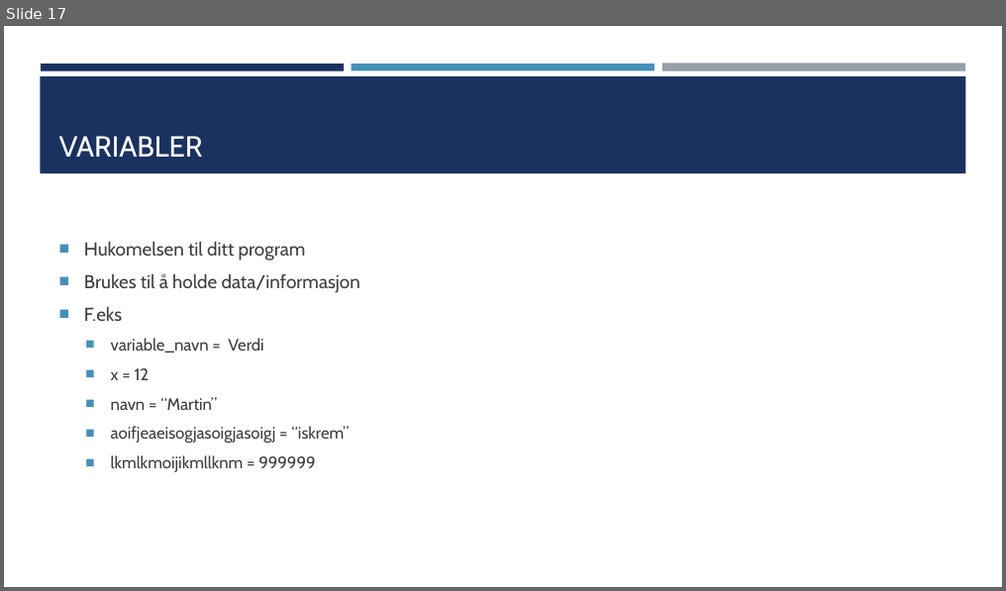
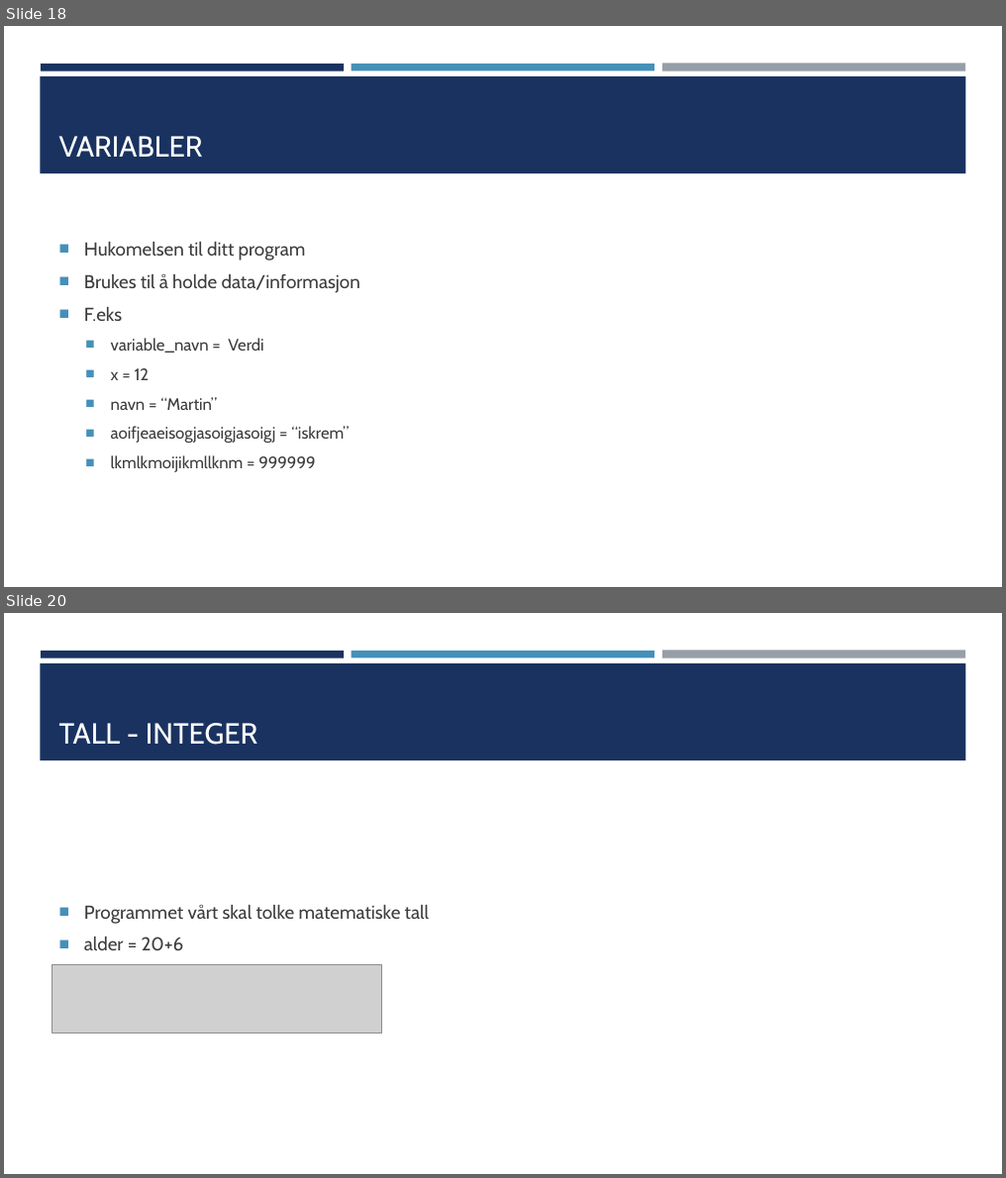
Before and after one commit to TheCodeAddiction/Learn-Python-Workshop, a slide deck: koding workshop powerpoint.pptx. Shown one above the other, each under a label of ours: slide 17 before the commit, slides 18 and 20 after it; the slides between them are not shown. The pictures are 1006x591 and 1006x1178 pixels, drawn with LibreOffice and Linux fonts; fonts in the diff are those of the drawing; grey boxes stand for pictures. Boxes give left, top, right and bottom in pixels: in the first picture for what was removed or moved away, otherwise in the second. Text is boxed around its words. In the diff, an @@ line names an element or a change of style, - is before the commit and + after.

```diff
--- a/koding workshop powerpoint.pptx
+++ b/koding workshop powerpoint.pptx
@@ slide 20 added at [4,613,1002,1174], background #FFFFFF; not listed: 4 template elements that a slide beside it also shows @@
@@ title added at [59,723,258,745], 28 pt, text #FFFFFF @@
+TALL - INTEGER
@@ text added at [84,904,429,952], 18 pt, text #3D3D3D @@
+■ Programmet vårt skal tolke matematiske tall
+■ alder = 20+6
@@ picture added at [52,964,382,1033] @@
@@ what was slide 17 is now slide 18 @@
```
Also in this commit, not shown: 3 other slides added, 6 other files.
